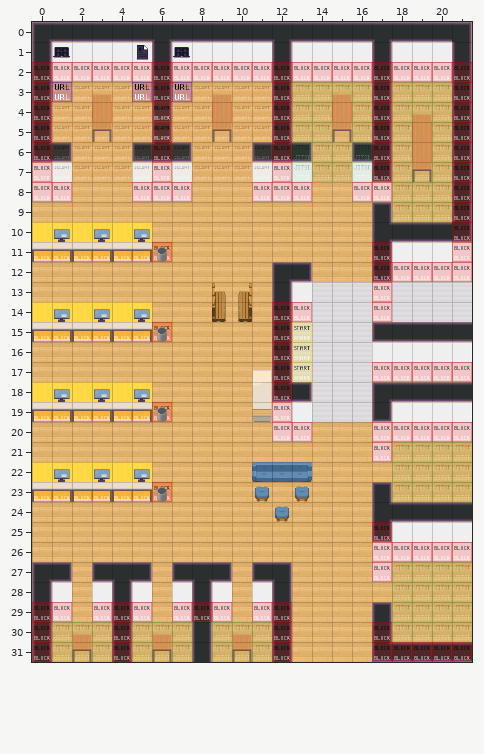
Tiled map (JSON) -- map.tmj. Above: the version before the commit.
Cells are 32x32 px. Shown: x 0..21, y 0..31.
After the commit:
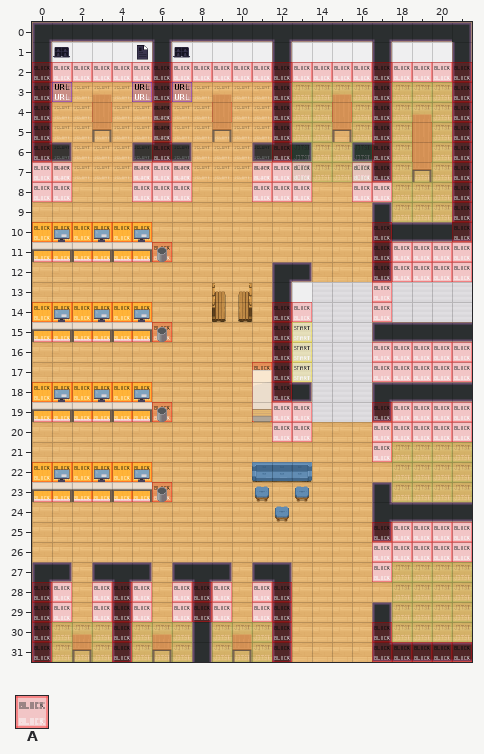
Key: from "WA_Special_Zones": A 2.
_ is an empty cell, . an unchanged one.
See-through tiles are keyed as they look on the map.
Commit: added floorLayer and blocks
From old to new:
--- layer "start"
@@ x 1..16 @@
- 7 _..._._..._._.._
+ 7 A...A.A...A.A..A
@@ x 0..20 @@
-10 ______..........._...
-11 ..................___
+10 AAAAAA...........A...
+11 ..................AAA
@@ x 0..5 @@
-14 ______
+14 AAAAAA
@@ x 0..21 @@
-16 ................._____
-17 ..........._..........
-18 ______....._..........
-19 ..........._._..._____
+16 .................AAAAA
+17 ...........A..........
+18 AAAAAA.....A..........
+19 ...........A.A...AAAAA
@@ x 0..5 @@
-22 ______
+22 AAAAAA
@@ x 18..21 @@
-25 ____
+25 AAAA
@@ x 0..12 @@
-28 __.___.___.__
+28 AA.AAA.AAA.AA
